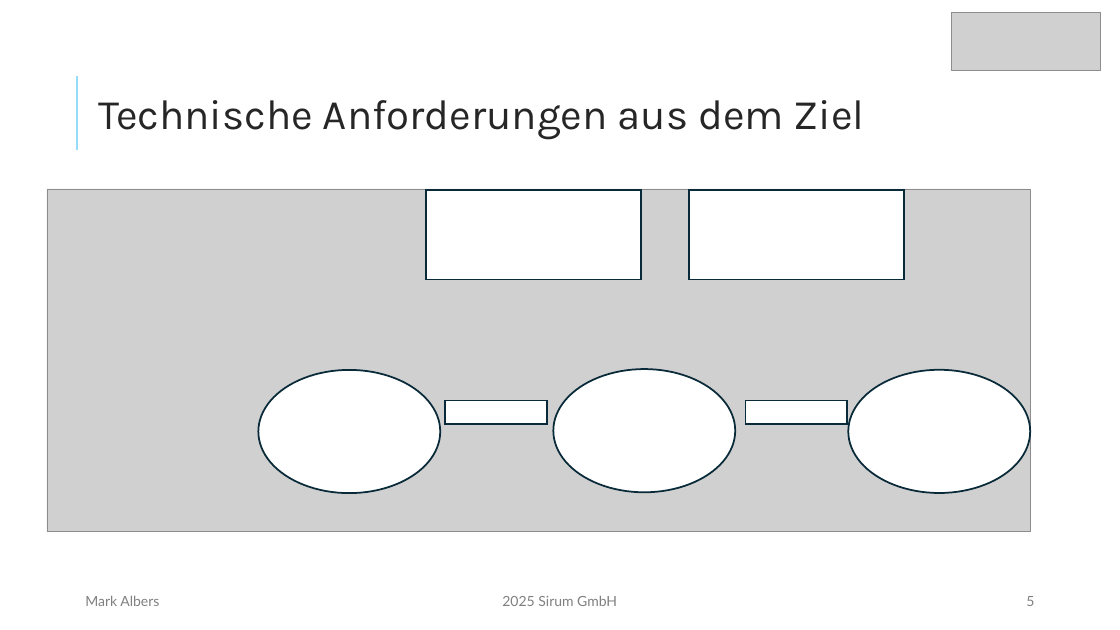
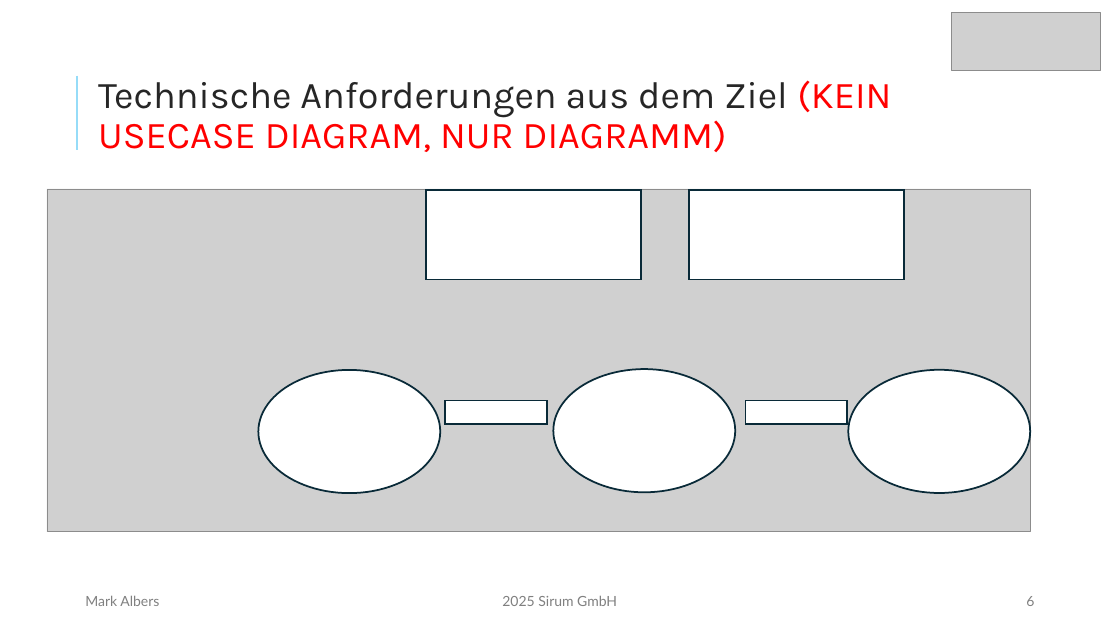
Before and after one commit to mork02/IHK-Projekt, a slide deck: slide 6 of Präsentation/Entwicklung eines Odoo-Moduls zur ZIP-komprimierten Dateiverwaltung im Dokumentenmanagementsystem.pptx (slide 5 before the commit). Drawn at 1120x630 pixels with LibreOffice and Linux fonts; fonts in the diff are those of the drawing; grey boxes stand for pictures. Boxes give left, top, right and bottom in pixels: in the first picture for what was removed or moved away, otherwise in the second. Text is boxed around its words. In the diff, an @@ line names an element or a change of style, - is before the commit and + after.

```diff
--- a/Präsentation/Entwicklung eines Odoo-Moduls zur ZIP-komprimierten Dateiverwaltung im Dokumentenmanagementsystem.pptx
+++ b/Präsentation/Entwicklung eines Odoo-Moduls zur ZIP-komprimierten Dateiverwaltung im Dokumentenmanagementsystem.pptx
@@ title at box(98, 80, 891, 152): text changed; size 36 to 32.4 pt @@
-Technische Anforderungen aus dem Ziel
+Technische Anforderungen aus dem Ziel (KEIN USECASE DIAGRAM, NUR DIAGRAMM)
@@ page number at box(1026, 596, 1034, 606): text changed @@
-5
+6
```
Also in this commit, not shown: 6 other slides changed, 1 slide added, 1 slide removed.
